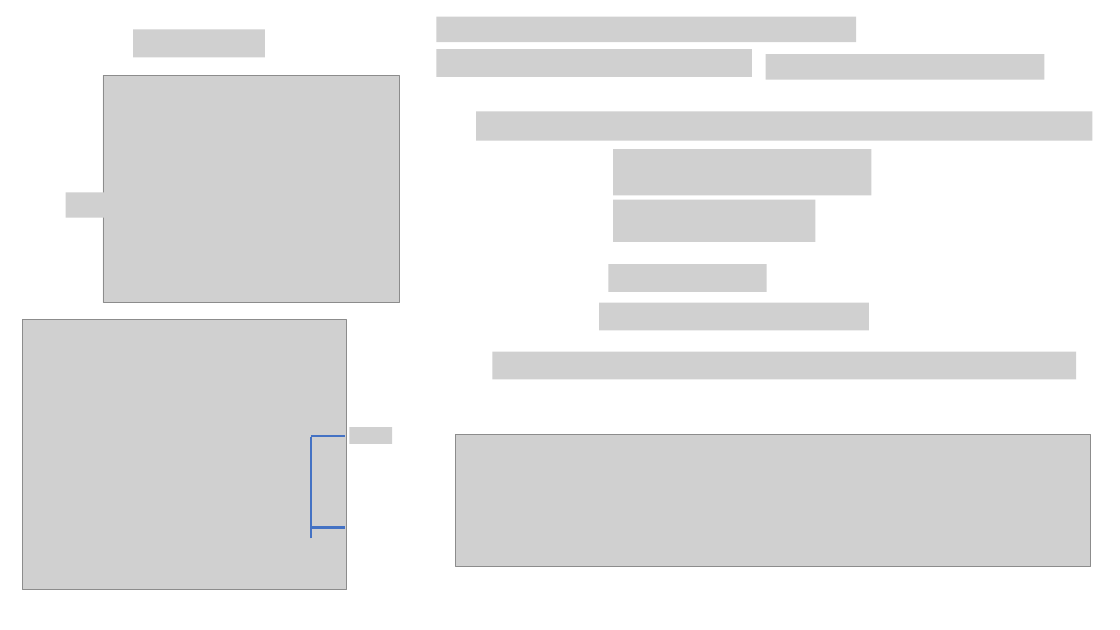
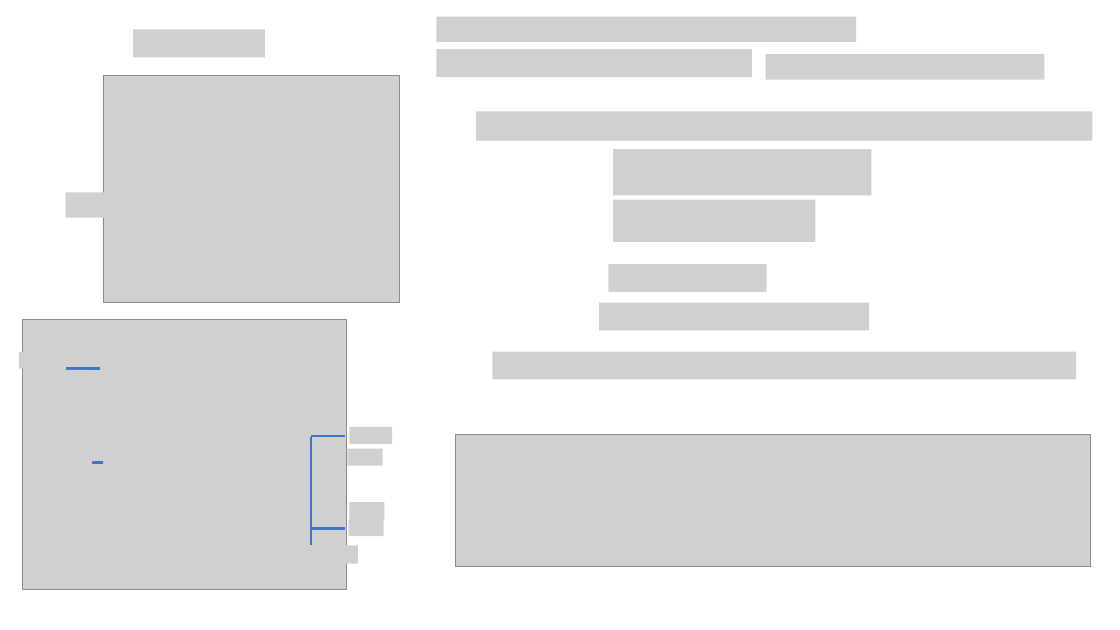
Before and after one commit to jmestanza/potencia, a slide deck: slide 11 of TP1/Ejercicio1/Potencia Ejercicio 1.pptx. Drawn at 1120x630 pixels with LibreOffice and Linux fonts; fonts in the diff are those of the drawing; grey boxes stand for pictures. Boxes give left, top, right and bottom in pixels: in the first picture for what was removed or moved away, otherwise in the second. Text is boxed around its words. In the diff, an @@ line names an element or a change of style, - is before the commit and + after.

```diff
--- a/TP1/Ejercicio1/Potencia Ejercicio 1.pptx
+++ b/TP1/Ejercicio1/Potencia Ejercicio 1.pptx
@@ picture added at <box>19,352,55,369</box> @@
@@ picture added at <box>37,370,87,386</box> @@
@@ line moved from (345, 528) - (311, 528) to (100, 369) - (66, 369) @@
@@ line moved from (311, 539) - (311, 438) to (311, 545) - (311, 438) @@
@@ picture added at <box>348,449,383,465</box> @@
@@ picture added at <box>50,454,92,471</box> @@
@@ line added from (90, 463) to (103, 463), #4472C4 2.25 pt @@
@@ picture added at <box>350,502,385,519</box> @@
@@ picture added at <box>349,519,384,536</box> @@
@@ picture: place and size @@
-picture at <box>297,543,324,560</box>
+picture at <box>265,545,358,564</box>
```
Also in this commit, not shown: 4 other slides changed, 1 slide added, 1 slide removed, 37 other files.
